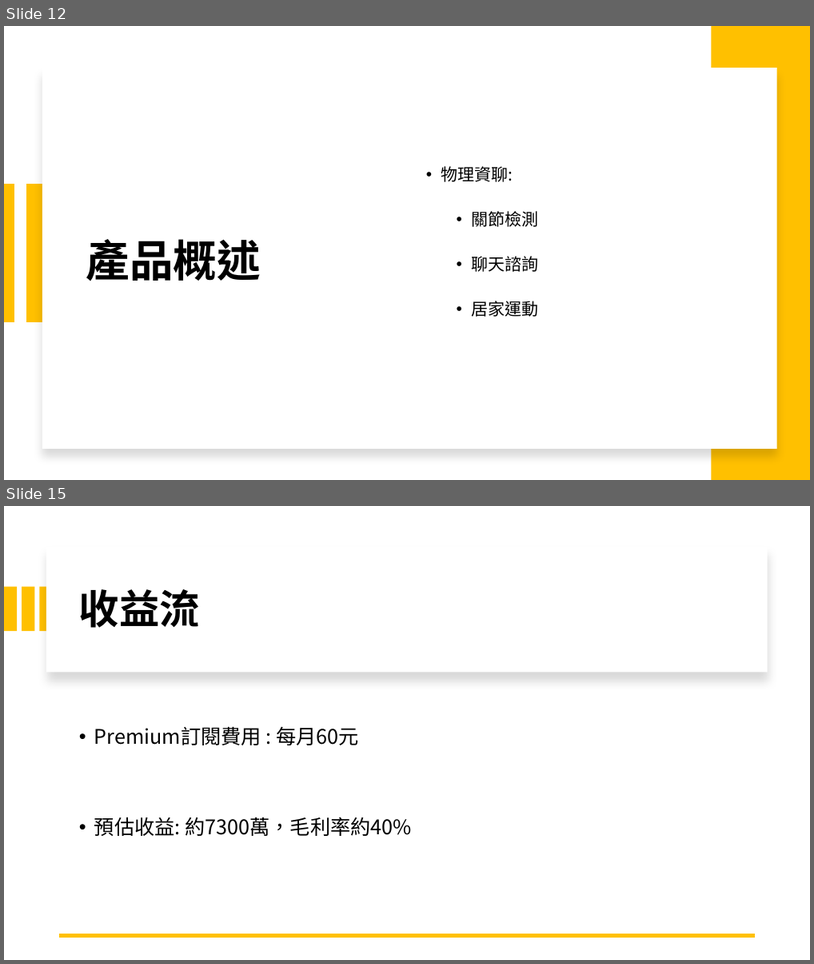
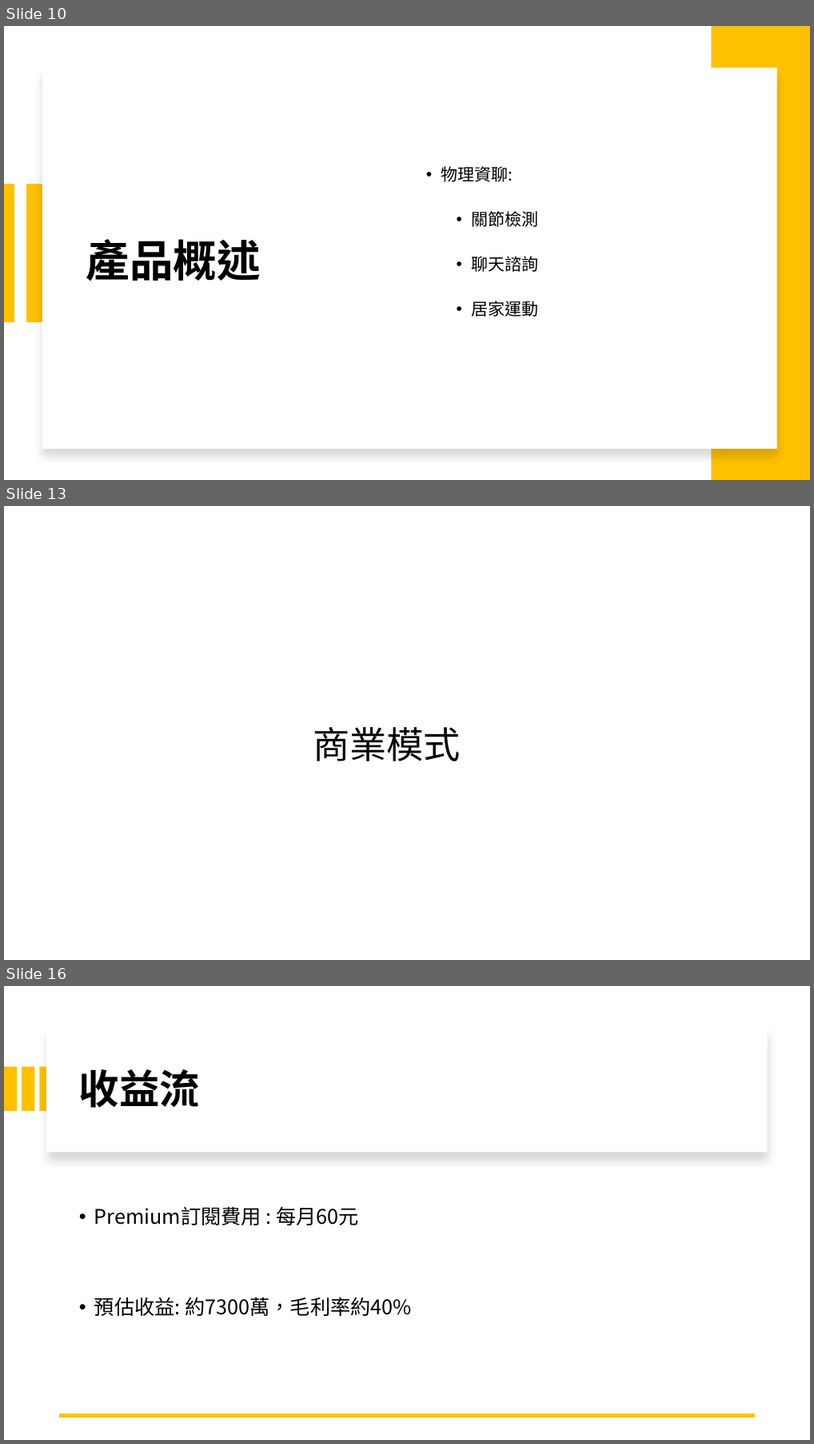
Before and after one commit to michaelchen1225/-, a slide deck: 整合/報告/產品報告.pptx. Shown one above the other, each under a label of ours: slides 12 and 15 before the commit, slides 10, 13 and 16 after it; the slides between them are not shown. The pictures are 814x964 and 814x1444 pixels, drawn with LibreOffice and Linux fonts; fonts in the diff are those of the drawing. Boxes give left, top, right and bottom in pixels: in the first picture for what was removed or moved away, otherwise in the second. Text is boxed around its words. In the diff, an @@ line names an element or a change of style, - is before the commit and + after.

```diff
--- a/整合/報告/產品報告.pptx
+++ b/整合/報告/產品報告.pptx
@@ slide 13 added at (x1=4, y1=506, x2=810, y2=960), background #FFFFFF @@
@@ title added at (x1=313, y1=727, x2=461, y2=761), 44 pt, text #000000 @@
+商業模式
@@ what was slide 12 is now slide 10 @@
@@ what was slide 15 is now slide 16 @@
```
Also in this commit, not shown: 5 slides changed, 4 other slides added, 4 slides removed, 3 other files.
